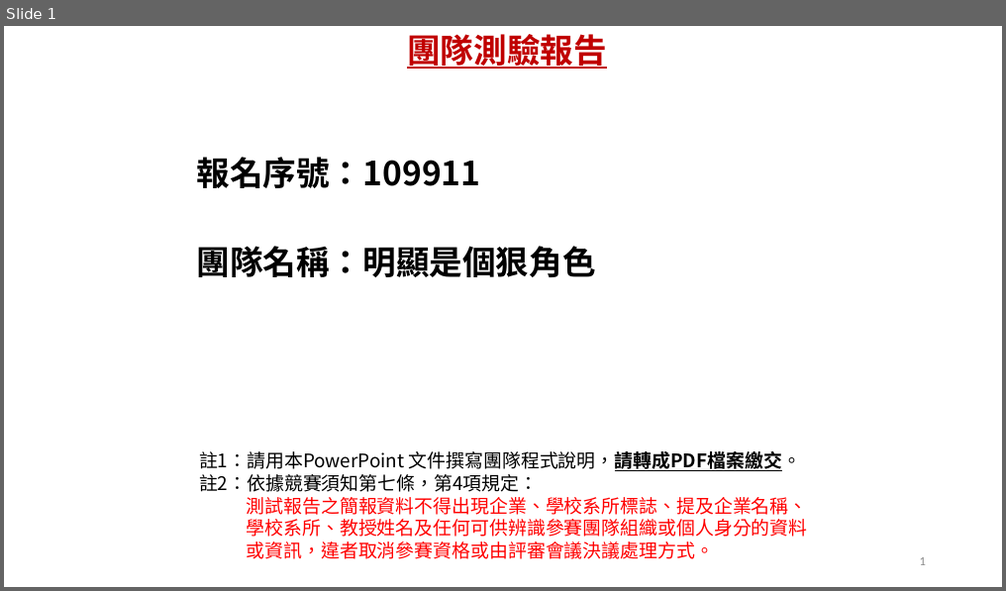
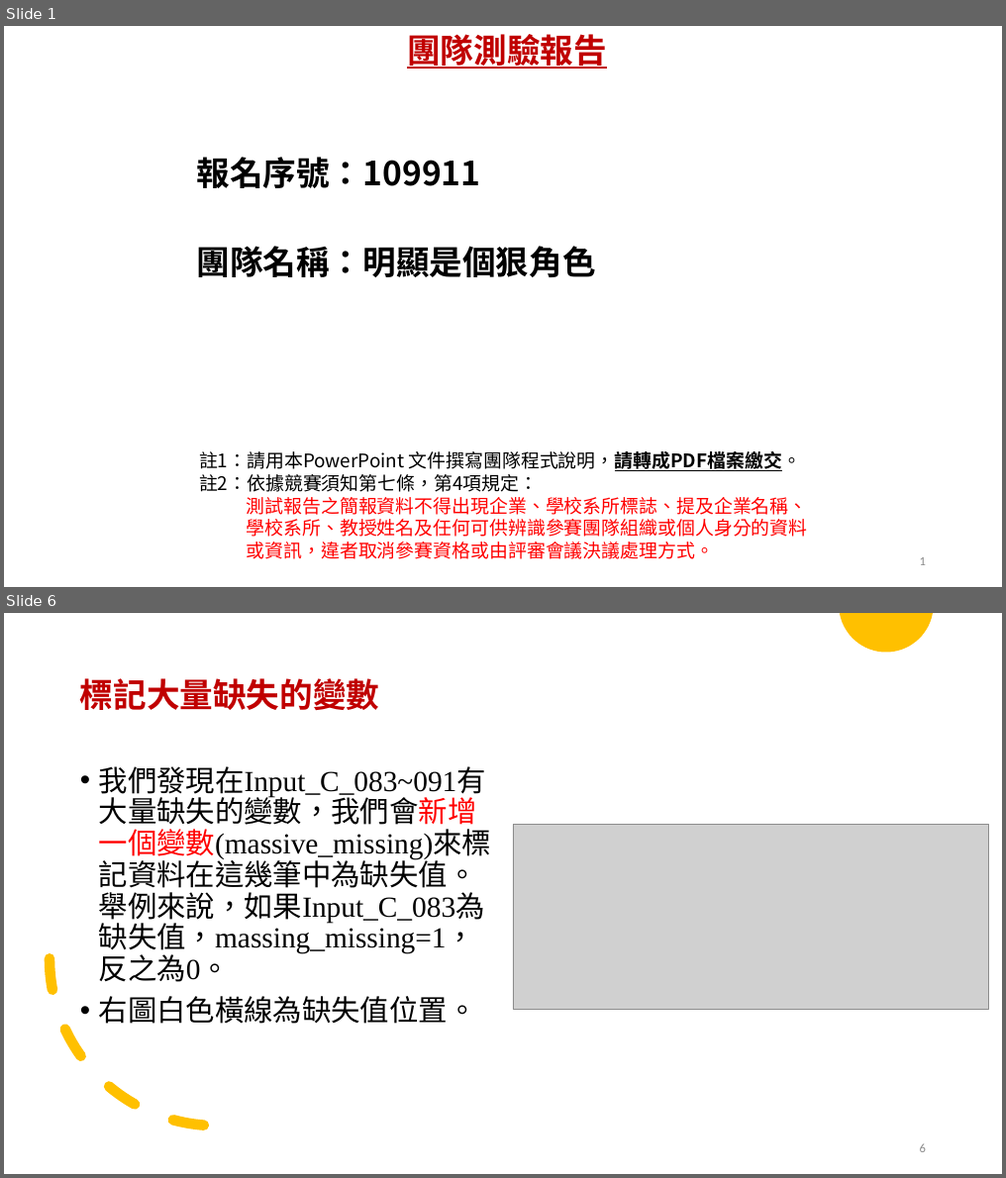
Before and after one commit to r05323028/imbd2020, a slide deck: results/109911_TestReport.pptx. Shown one above the other, each under a label of ours: slide 1 before the commit, slides 1 and 6 after it; the slides between them are not shown. The pictures are 1006x591 and 1006x1178 pixels, drawn with LibreOffice and Linux fonts; fonts in the diff are those of the drawing; grey boxes stand for pictures. Boxes give left, top, right and bottom in pixels: in the first picture for what was removed or moved away, otherwise in the second. Text is boxed around its words. In the diff, an @@ line names an element or a change of style, - is before the commit and + after.

```diff
--- a/results/109911_TestReport.pptx
+++ b/results/109911_TestReport.pptx
@@ slide 6 added at (x1=4, y1=613, x2=1002, y2=1174), background #FFFFFF @@
@@ freeform shape added at (x1=840, y1=613, x2=933, y2=652), fill #FFC000 @@
@@ title added at (x1=80, y1=678, x2=379, y2=710), 32 pt, text #C00000, bold @@
+標記大量缺失的變數
@@ text added at (x1=99, y1=766, x2=491, y2=1024), 28 pt, text #000000 @@
+• 我們發現在Input_C_083~091有大量缺失的變數，我們會新增一個變數(massive_missing)來標記資料在這幾筆中為缺失值。舉例來說，如果Input_C_083為缺失值，massing_missing=1，反之為0。
+• 右圖白色橫線為缺失值位置。
@@ arc (boxed as its full ellipse) added at (x1=50, y1=792, x2=384, y2=1127), outline #FFC000 10 pt dashed @@
@@ picture added at (x1=513, y1=825, x2=988, y2=1010) @@
@@ page number added at (x1=920, y1=1144, x2=926, y2=1153), 12 pt, text #8C8C8C @@
+6
```
Also in this commit, not shown: 3 slides changed, 13 other slides added, 1 slide removed, 3 other files.
